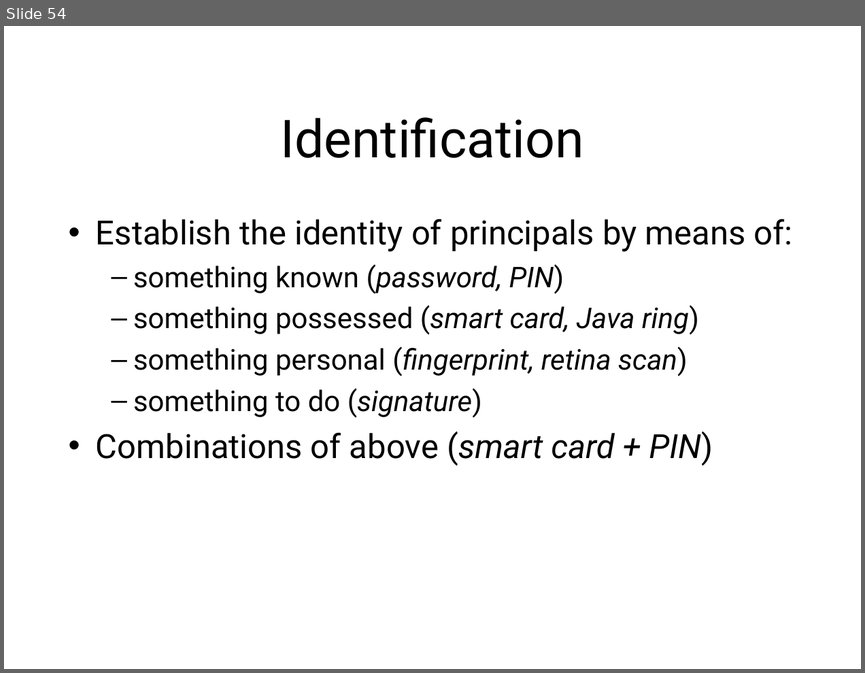
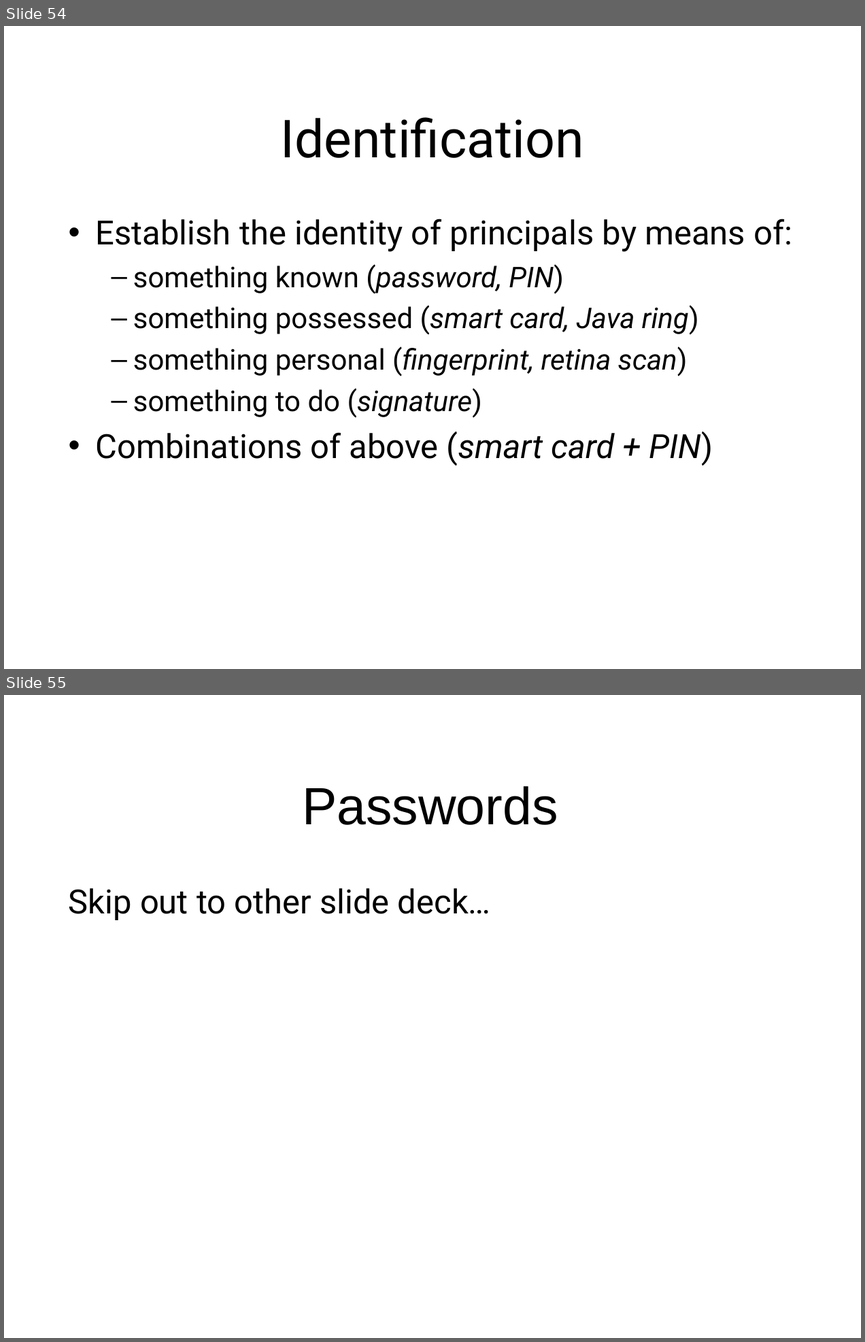
Before and after one commit to sftcd/cs7053, a slide deck: 2021lectures/02-concepts.ppt. Shown one above the other, each under a label of ours: slide 54 before the commit, slides 54 and 55 after it. The pictures are 865x673 and 865x1342 pixels, drawn with LibreOffice and Linux fonts; fonts in the diff are those of the drawing. Boxes give left, top, right and bottom in pixels: in the first picture for what was removed or moved away, otherwise in the second. Text is boxed around its words. In the diff, an @@ line names an element or a change of style, - is before the commit and + after.

```diff
--- a/2021lectures/02-concepts.ppt
+++ b/2021lectures/02-concepts.ppt
@@ slide 55 added at [4, 695, 861, 1338], background #FFFFFF @@
@@ title added at [302, 786, 558, 825], 44 pt, text #000000 @@
+Passwords
@@ text added at [69, 888, 491, 920], 28 pt, text #000000 @@
+Skip out to other slide deck…
```
Also in this commit, not shown: 24 slides changed, 6 other files.
